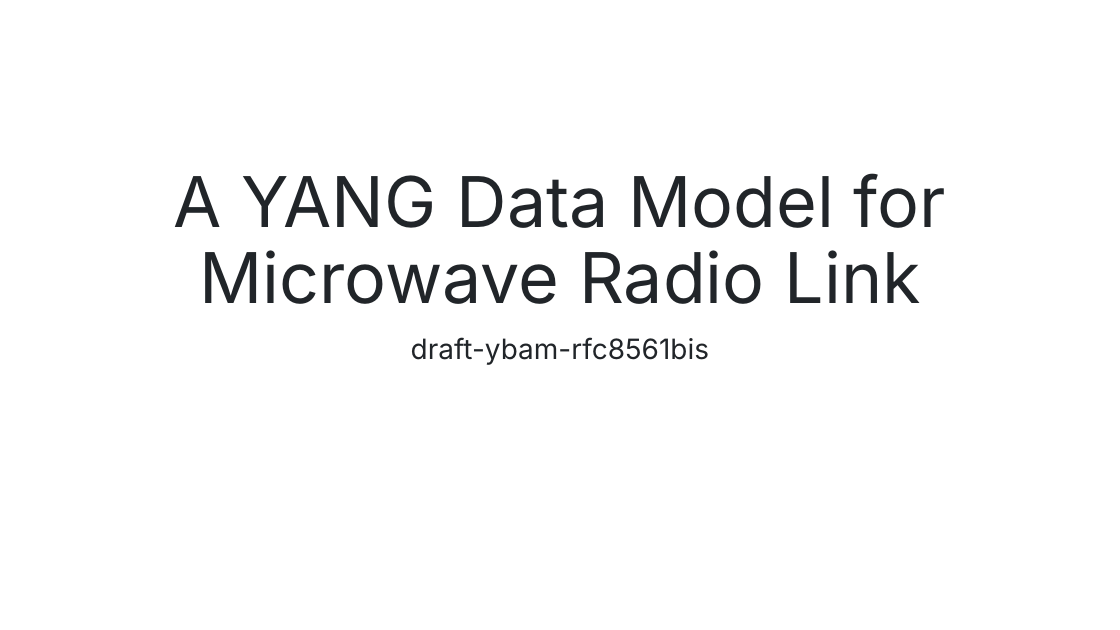
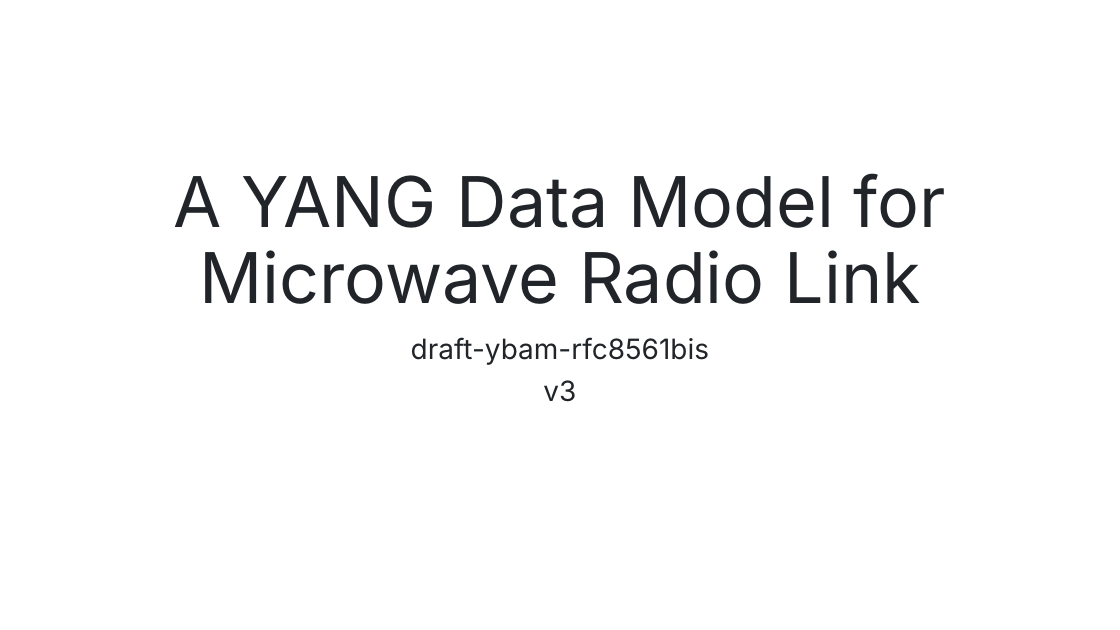
Before and after one commit to samans/draft-ybam-rfc8561bis, a slide deck: slide 1 of presentations/2025-04-10-rfc8561bis-status.pptx. Drawn at 1120x630 pixels with LibreOffice and Linux fonts; fonts in the diff are those of the drawing. Boxes give left, top, right and bottom in pixels: in the first picture for what was removed or moved away, otherwise in the second. Text is boxed around its words. In the diff, an @@ line names an element or a change of style, - is before the commit and + after.

Commit message:
Fixed typos in status presentation.

```diff
--- a/presentations/2025-04-10-rfc8561bis-status.pptx
+++ b/presentations/2025-04-10-rfc8561bis-status.pptx
@@ subtitle at [543, 380, 576, 402]: paragraph added @@
+v3
```
Also in this commit, not shown: 1 other slide changed.
